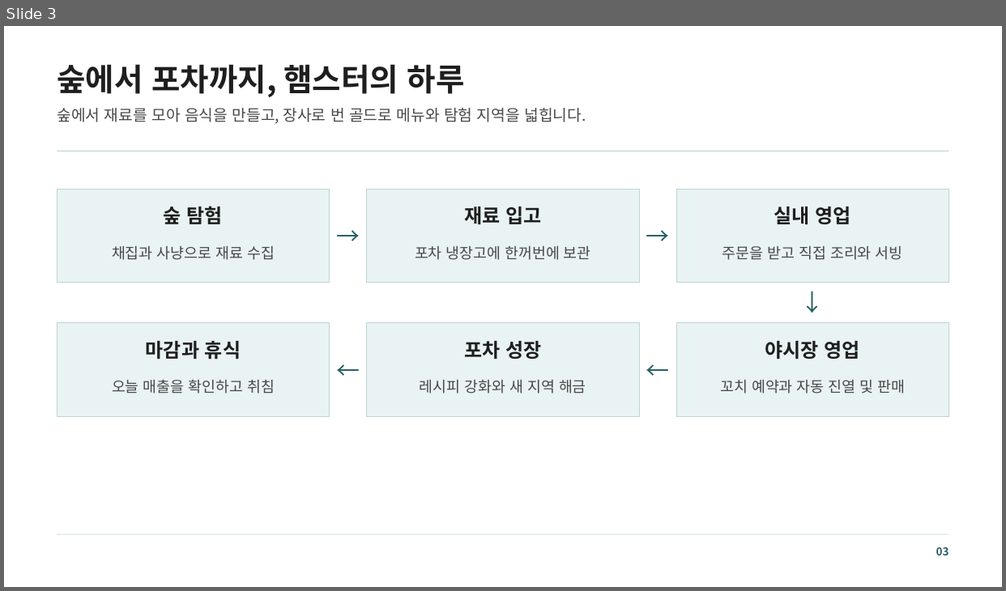
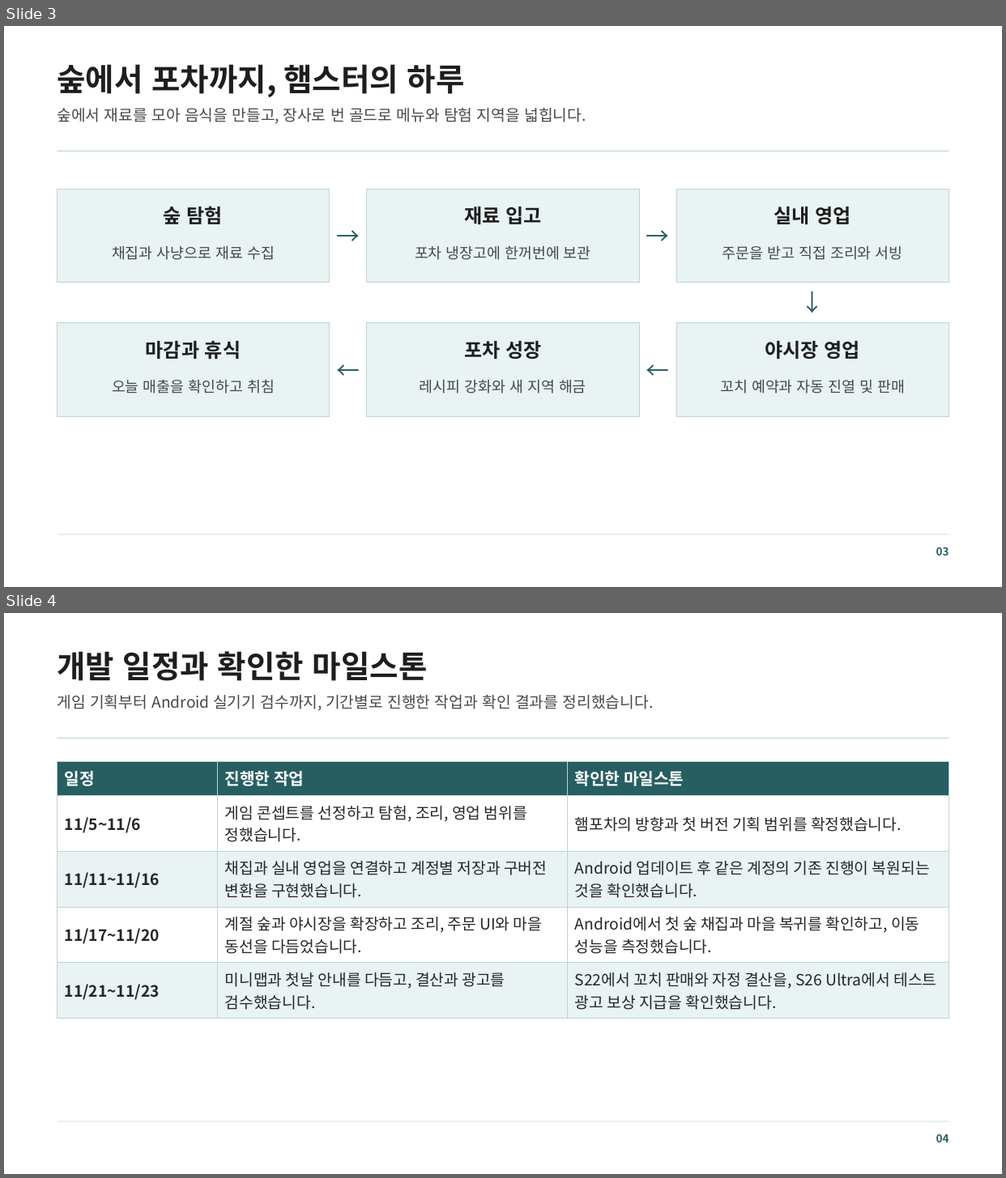
Before and after one commit to mjoon31/mjoon31, a slide deck: docs/assets/resources/ham-pocha/introduction.pptx. Shown one above the other, each under a label of ours: slide 3 before the commit, slides 3 and 4 after it. The pictures are 1006x591 and 1006x1178 pixels, drawn with LibreOffice and Linux fonts; fonts in the diff are those of the drawing. Boxes give left, top, right and bottom in pixels: in the first picture for what was removed or moved away, otherwise in the second. Text is boxed around its words. In the diff, an @@ line names an element or a change of style, - is before the commit and + after.

```diff
--- a/docs/assets/resources/ham-pocha/introduction.pptx
+++ b/docs/assets/resources/ham-pocha/introduction.pptx
@@ slide 4 added at box(4, 613, 1002, 1174), background #FFFFFF @@
@@ text added at box(57, 651, 428, 681), 30 pt, text #1E1E1E, bold @@
+개발 일정과 확인한 마일스톤
@@ text added at box(57, 695, 654, 711), 15 pt, text #484848 @@
+게임 기획부터 Android 실기기 검수까지, 기간별로 진행한 작업과 확인 결과를 정리했습니다.
@@ rectangle added at box(57, 738, 949, 739), fill #BCD4D5 @@
@@ table added at box(57, 761, 950, 1019), 5 rows, 3 columns @@
+일정 | 진행한 작업 | 확인한 마일스톤
+11/5~11/6 | 게임 콘셉트를 선정하고 탐험, 조리, 영업 범위를 정했습니다. | 햄포차의 방향과 첫 버전 기획 범위를 확정했습니다.
+11/11~11/16 | 채집과 실내 영업을 연결하고 계정별 저장과 구버전 변환을 구현했습니다. | Android 업데이트 후 같은 계정의 기존 진행이 복원되는 것을 확인했습니다.
+11/17~11/20 | 계절 숲과 야시장을 확장하고 조리, 주문 UI와 마을 동선을 다듬었습니다. | Android에서 첫 숲 채집과 마을 복귀를 확인하고, 이동 성능을 측정했습니다.
+11/21~11/23 | 미니맵과 첫날 안내를 다듬고, 결산과 광고를 검수했습니다. | S22에서 꼬치 판매와 자정 결산을, S26 Ultra에서 테스트 광고 보상 지급을 확인했습니다.
@@ rectangle added at box(57, 1122, 949, 1122), fill #BCD4D5 @@
@@ text added at box(936, 1135, 949, 1143), 10.5 pt, text #265E62, bold @@
+04
```
Also in this commit, not shown: 10 slides changed, 1 other file.
